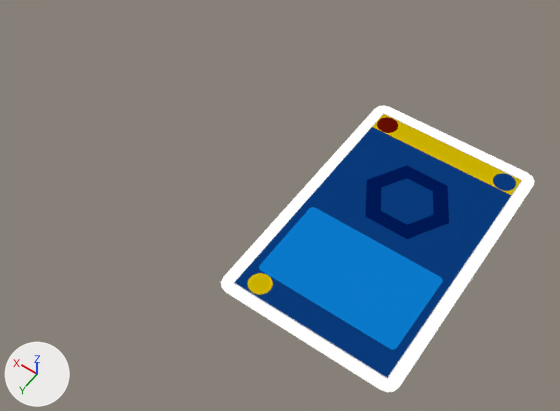
The Blender file blender files/cards.blend as it was, and as the next commit left it.
Camera for both pictures: a 50 mm camera at (-3.55, 13.45, 16.28) aimed at (4.38, 2.35, -1.17). The lights are fixed; the arrows at lower left show +X, +Y and +Z.

In view in the first picture: 'Unit'.
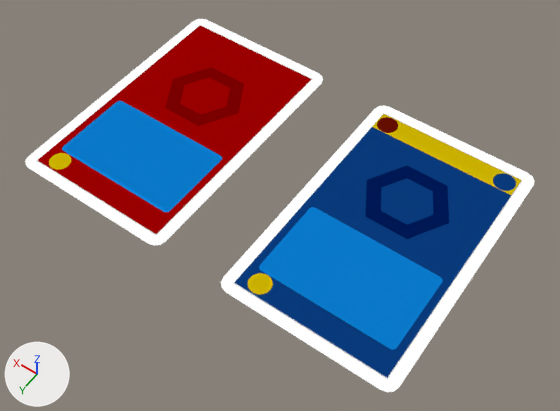
Commit message: update text for cards

Changed parts and their boxes [x1, y1, x2, y2] in the pictures (560 x 411 px):
'Spell', added
    after: [25, 19, 323, 246]
    faces in mat_material_011 (picture img_spell_card_front_png): [37, 25, 312, 235]
    faces in mat_material_002 (white #ffffff): [25, 19, 323, 246]

Edits to the bpy script that builds the scene:
```text
Add img_spell_card_back_png:
    img_spell_card_back_png = load_image('spell_card_back.png', '../Hammercraft/Assets/Cards/Models/spell_card_back.png', 700, 1145, 'sRGB')
Add img_spell_card_front_png:
    img_spell_card_front_png = load_image('spell_card_front.png', '../Hammercraft/Assets/Cards/Models/spell_card_front.png', 700, 1145, 'sRGB')
Add mat_material_012:
    mat_material_012 = principled_material('Material.012')
    mat_material_012.texture = img_spell_card_back_png
    mat_material_012.specular_ior_level = 0.0
Add mat_material_011:
    mat_material_011 = principled_material('Material.011')
    mat_material_011.texture = img_spell_card_front_png
    mat_material_011.roughness = 0.477
    mat_material_011.specular_ior_level = 0.0
Add me_text_004:
    me_text_004.from_pydata(...)  # 54 vertices, 41 faces; spans x -3.85..3.85, y -6.71..5.28, z -0.04..-0.01
    # faces by material slot: [1, 39, 1]
    me_text_004.materials.append(mat_material_012)  # picture img_spell_card_back_png
    me_text_004.materials.append(mat_material_002)  # white #ffffff
    me_text_004.materials.append(mat_material_011)  # picture img_spell_card_front_png
Add ob_spell:
    ob_spell = bpy.data.objects.new('Spell', me_text_004)
    ob_spell.location = (8.47, 2.24, -0.54)
    ob_spell.scale = (0.676, 0.676, 0.676)
```
